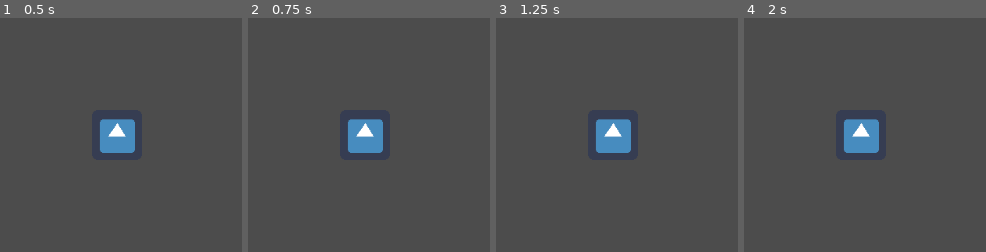
Above: before the commit, frames 1-4 (left to right).
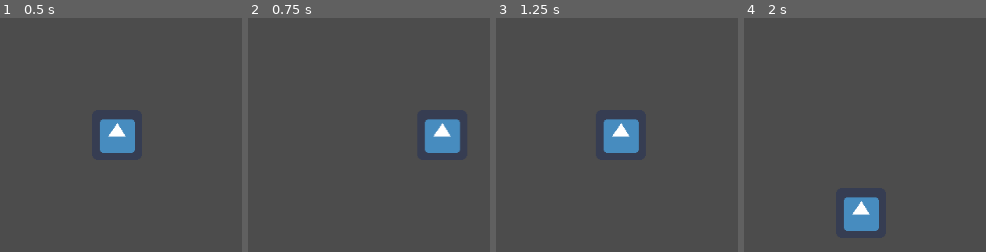
Above: after the commit, the same moments.

Repository: DarrellWulff/GGJProject
Game: Godot game, scene res://Node2D.tscn
The game is run twice, just before and just after one commit, with the same random seed, the same clock (stepped at 60 frames per second) and the same inputs. The engine's default icon, where the game draws it, is replaced by a stand-in: a white triangle on a blue panel in a dark square.
Inputs:
- Up to frame 1 (0.5 s): no input
- Up to frame 2 (0.75 s): tap Enter at 0.5 s; hold D from 0.53 s (still down); hold K from 0.53 s (still down)
- Up to frame 3 (1.25 s): keep holding D; keep holding K
- Up to frame 4 (2 s): release D at 1.28 s; release K at 1.28 s; hold S from 1.28 s (still down); tap K at 1.35 s

Frame 1 is identical in both runs. In frame 2, 4.3% of the frame differs, in the area x 41-89%, y 43-58%; in frame 3, 1.3%; in frame 4, 4.2%.

Commit message:
Created Images Folder
created images folder

Diff:
--- a/GGJ2021Project/View.gd
+++ b/GGJ2021Project/View.gd
@@ -1,6 +1,7 @@
 extends Node
 
 onready var screenSize = get_viewport().size;
+onready var updateRadius = screenSize.x / 8.0;
 onready var player = get_node("Player");
 onready var lastPosition : Vector2 = player.position;
 
@@ -13,9 +14,9 @@
 func updateCamera():
 	var playerOffset = lastPosition - player.position;
 
-	var canvasTransform = get_viewport().get_canvas_transform();
-	canvasTransform[2] += playerOffset;
-	get_viewport().set_canvas_transform(canvasTransform);
-
-	lastPosition = player.position;
+	if playerOffset.length() > updateRadius:
+		var canvasTransform = get_viewport().get_canvas_transform();
+		canvasTransform[2] += playerOffset;
+		get_viewport().set_canvas_transform(canvasTransform);
+		lastPosition = player.position;
 	pass
Binary file added: GGJ2021Project/Images/creature.png
